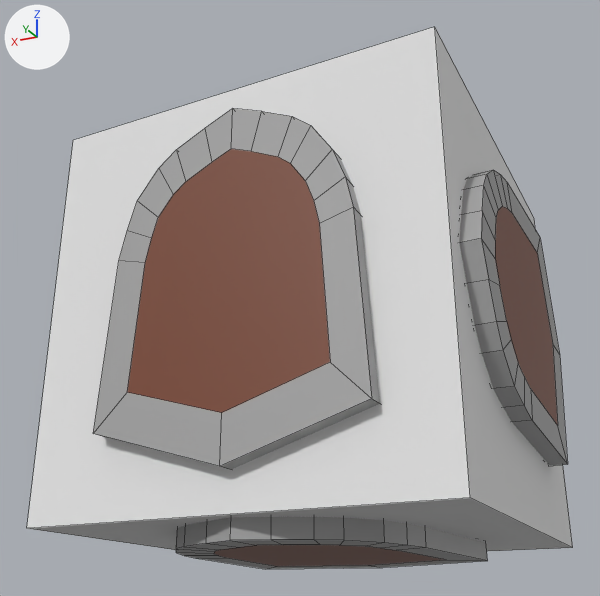
The OBJ model CSE125Group2Game/CSE125Group2Game/Assets/models/powerups/invincibility/invincibility.obj as it was, and as the next commit left it.
The view is the same before and after, from a camera (50 mm lens) standing at (1.62, 3.86, -1.43) and looking at (3.48, 0.14, 0.24). Every picture has the same lights, and +X, +Y and +Z are marked at upper left. Mesh edges are drawn as thin lines. Where no turn or scale is listed for an object, it has been applied to the vertices.

Objects in the first picture: 'Cube.010_Cube.014'.
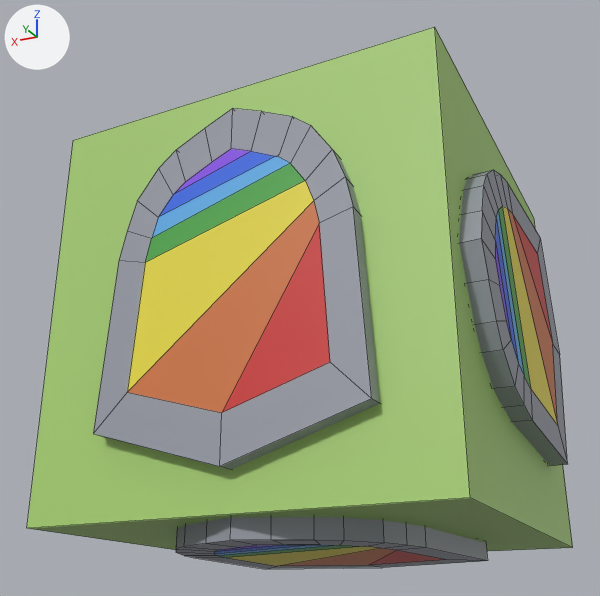
Changed parts and their boxes [x1, y1, x2, y2] in the pictures (600 x 596 px):
part 1 of me_cube_010_cube_014, built on: [127, 111, 558, 566] in both
part 2 of me_cube_010_cube_014, recoloured (white to green): [27, 27, 573, 551] in both

The change, as a diff of the scene's bpy script:
```diff
--- a/CSE125Group2Game/CSE125Group2Game/Assets/models/powerups/invincibility/invincibility.obj.py
+++ b/CSE125Group2Game/CSE125Group2Game/Assets/models/powerups/invincibility/invincibility.obj.py
@@ mat_positive @@
+mat_positive = principled_material('Positive')
+mat_positive.base_color = (0.382, 0.621, 0.164)  # green #a6cf71
+mat_positive.roughness = 0.526
@@ me_cube_010_cube_014 @@
-me_cube_010_cube_014.from_pydata(...)  # 392 vertices, 306 faces; spans x 2.31..4.5, y -1.09..1.08, z -1.09..1.09
+me_cube_010_cube_014.from_pydata(...)  # 399 vertices, 346 faces; spans x 2.31..4.5, y -1.09..1.08, z -1.09..1.09
+# me_cube_010_cube_014 part 1
+# 11 faces are deleted
+# 7 vertices are added at x 3.0..3.28, y 0.45..1.08, z -1.09..0.51
+# 10 new faces join them, mat_sword_blade (grey #979ba6)
+# 5 new faces join them, mat_red (red #cf3330)
+# 5 new faces join them, mat_orange (orange #d0753f)
+# 5 new faces join them, mat_yellow (yellow #e7d93e)
+# 5 new faces join them, mat_green (green #47a642)
+# 5 new faces join them, mat_cyan (blue #5aade7)
+# 5 new faces join them, mat_blue (blue #2f66e7)
+# 5 new faces join them, mat_purple (purple #8646e7)
+# me_cube_010_cube_014 part 2: 6 faces spanning x 2.4..4.4, y -1.0..1.0, z -1.0..1.0 switch from mat_material_002 (white #e7e7e7) to mat_positive (green #a6cf71)
 me_cube_010_cube_014.materials.append(mat_sword_blade)
 me_cube_010_cube_014.materials.append(mat_sword_hilt)
+me_cube_010_cube_014.materials.append(mat_red)  # red #cf3330
+me_cube_010_cube_014.materials.append(mat_orange)  # orange #d0753f
+me_cube_010_cube_014.materials.append(mat_yellow)  # yellow #e7d93e
+me_cube_010_cube_014.materials.append(mat_green)  # green #47a642
+me_cube_010_cube_014.materials.append(mat_cyan)  # blue #5aade7
+me_cube_010_cube_014.materials.append(mat_blue)  # blue #2f66e7
+me_cube_010_cube_014.materials.append(mat_purple)  # purple #8646e7
```
